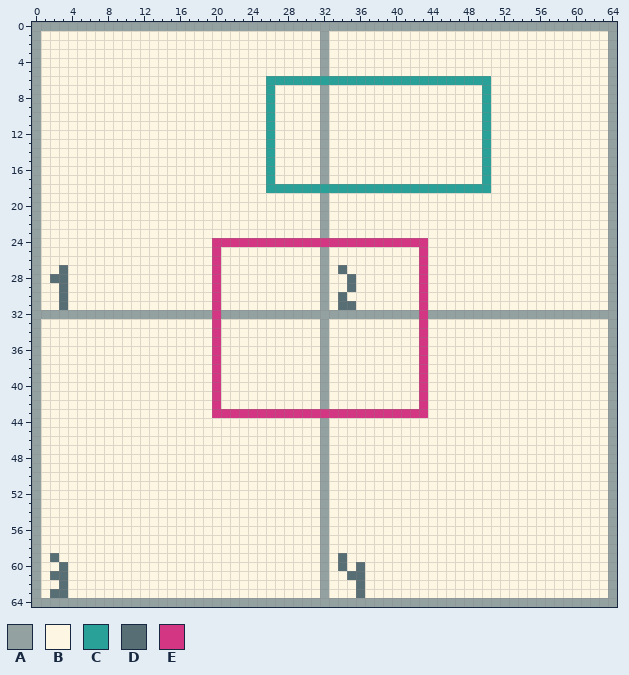
Pixel-art file: javascript/ecs/img/spatial-hash2.ase. This is how it looked before the edit.
65x65 pixels, 1 frame.
Palette (. is transparent): A #93a1a1  B #fdf6e3  C #2aa198  D #586e75  E #d33682
And afterwards:
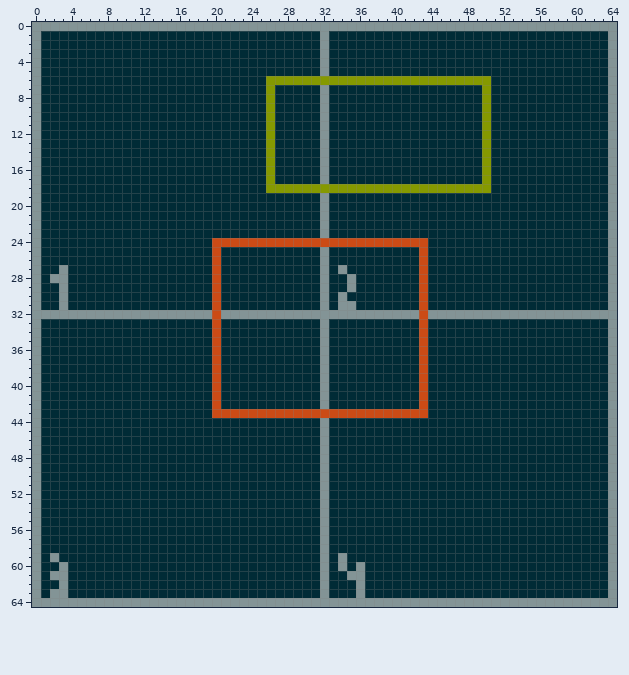
The edit:
Colour A changes from #93a1a1 to #839496.
Colour B changes from #fdf6e3 to #002b36.
Colour C changes from #2aa198 to #859900.
Colour E changes from #d33682 to #cb4b16.
Layer "cells":
The author changed colour D to colour A in row 27 at x 3 and 34; in row 28 at x 2 to 3 and 35; in row 29 at x 3 and 35; in row 30 at x 3 and 34; in row 31 at x 3 and 34 to 35; in row 59 at x 2 and 34.
The author changed colour D to colour A in row 60 at x 3, 34 and 36; in row 61 at x 2 to 3 and 35 to 36; in row 62 at x 3 and 36; in row 63 at x 2 to 3 and 36.
Where, in picture pixels (left, top, right, bottom), the same in both pictures:
changed: (32, 22, 617, 607)
